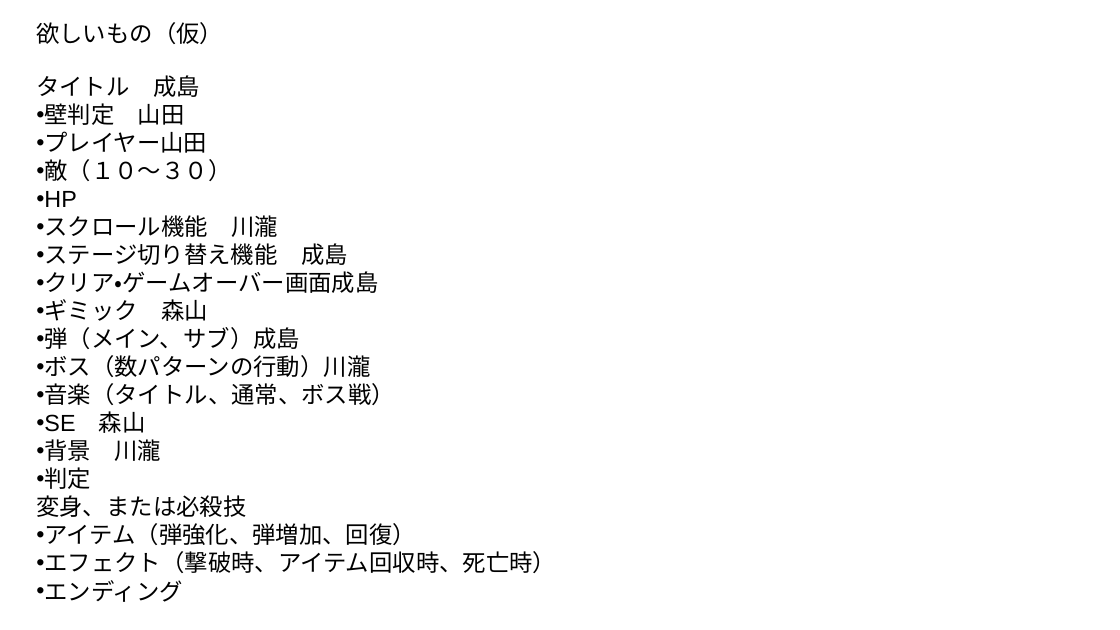
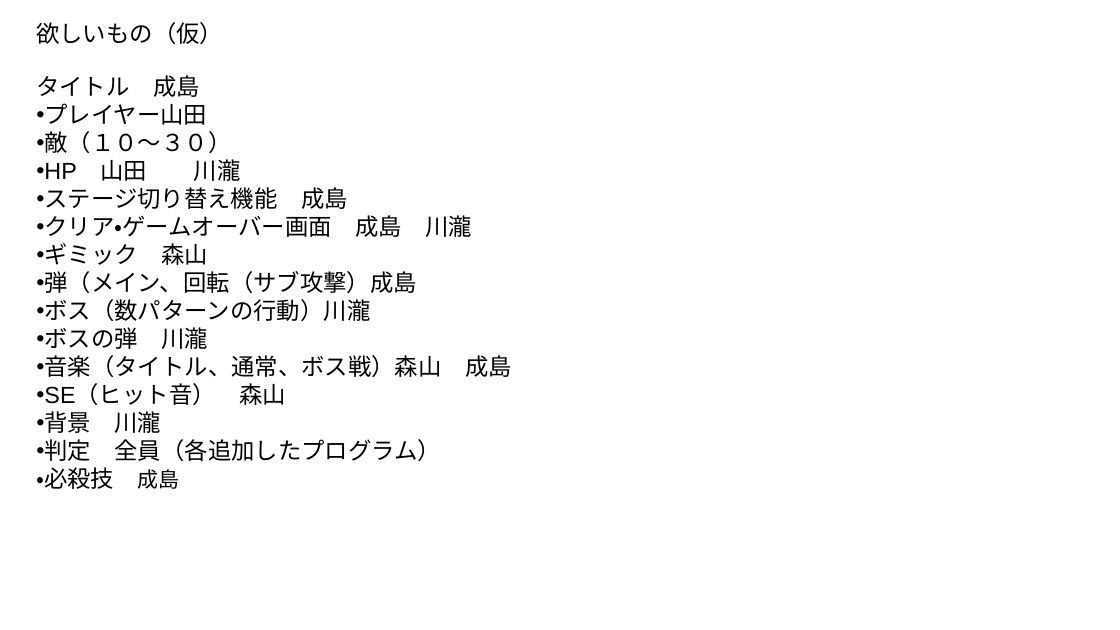
Before and after one commit to Tsubaki-mk5/potetomann, a slide deck: slide 2 of 企画.pptx. Drawn at 1120x630 pixels with LibreOffice and Linux fonts; fonts in the diff are those of the drawing. Boxes give left, top, right and bottom in pixels: in the first picture for what was removed or moved away, otherwise in the second. Text is boxed around its words. In the diff, an @@ line names an element or a change of style, - is before the commit and + after.

```diff
--- a/企画.pptx
+++ b/企画.pptx
@@ text at (44,103,185,125): paragraph removed @@
-• 壁判定 山田
@@ text at (36,159,241,181): text changed @@
-• HP
-• スクロール機能 川瀧
+• HP 山田 川瀧
@@ text at (44,215,472,237): text changed @@
-• クリア・ゲームオーバー画面成島
+• クリア・ゲームオーバー画面 成島 川瀧
@@ text at (44,271,417,293): text changed @@
-• 弾（メイン、サブ）成島
+• 弾（メイン、回転（サブ攻撃）成島
@@ text at (36,327,512,405): text changed @@
-• 音楽（タイトル、通常、ボス戦）
-• SE 森山
+• ボスの弾 川瀧
+• 音楽（タイトル、通常、ボス戦）森山 成島
+• SE（ヒット音） 森山
@@ text at (36,439,442,489): text changed @@
-• 判定
-  変身、または必殺技
-• アイテム（弾強化、弾増加、回復）
-• エフェクト（撃破時、アイテム回収時、死亡時）
-• エンディング
+• 判定 全員（各追加したプログラム）
+・必殺技 成島
```
Also in this commit, not shown: 1 other slide changed, 1 slide removed.
